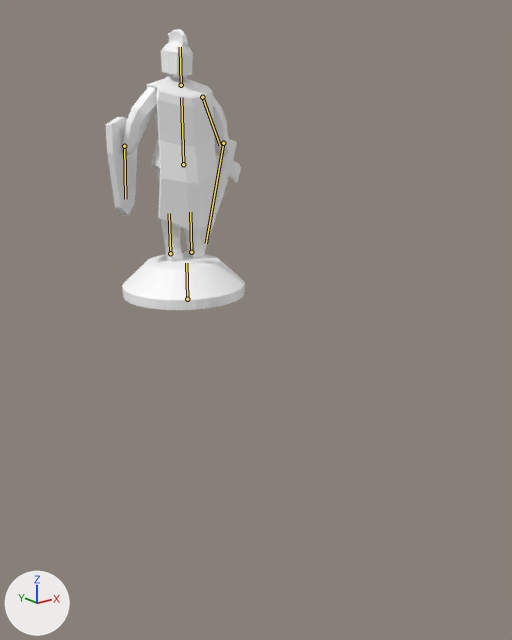
Before and after pictures for a commit that changed the FBX model Projekt2/Unity/Schachprojekt/Assets/Prefabs/FBX/Koenig.fbx.
The view is the same before and after, from a 50 mm camera at (-14.9, -23.0, 7.4) aimed at (0.2, -4.1, -0.1). Arrows for +X, +Y and +Z are at lower left; the lights stay in place. The bones that change are drawn over the model as lines.

The first picture shows 'Cube.006', 'Cube.007', 'Cube.008', 'Cube.009', 'SchachfigurBauer.009', 'SchachfigurBauer.037', 'SchachfigurBauer.038', 'SchachfigurBauer.039', 'SchachfigurBauer.040', 'SchachfigurBauer.041', 'SchachfigurBauer.042'.
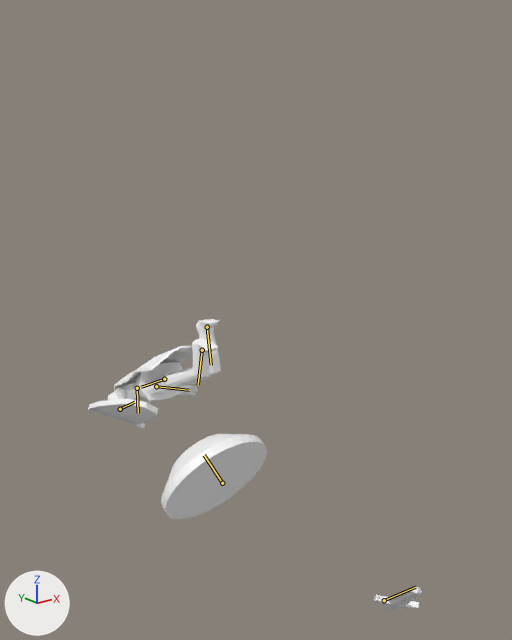
The newer file adds an action. The first version stands in its rest pose; the second is drawn at frame 41 of the action 'Armature|Armature|Armature|KoenigSterbe|Armature|KoenigSterbe'.

The change in detail:
Bone 'Sockel' (bone_sockel) moves from (0.0, 0.0, 0.0) to (0.0, -7.24, 2.2).
Bone 'Sockel' (bone_sockel) turns from (0, 0, 0) to (-60, 0, 0) degrees about its own x, y and z.
Bone 'Oberkörper' (bone_oberkörper) moves from (0.0, 0.0, 0.0) to (0.0, -9.29, -2.02).
Bone 'Oberkörper' (bone_oberkörper) turns from (0, 0, 0) to (-117, 0, 0) degrees about its own x, y and z.
Bone 'Links.Fuß' (bone_links_fuß) moves from (0.0, 0.0, 0.0) to (-0.02, -1.31, 0.72).
Bone 'Links.Fuß' (bone_links_fuß) turns from (0, 0, 0) to (-51, 0, 0) degrees about its own x, y and z.
Bone 'Kopf' (bone_kopf) turns from (0, 0, 0) to (-63, 0, 0) degrees about its own x, y and z.
Bone 'Schild' (bone_schild) turns from (0, 0, 0) to (-1, 9, -1) degrees about its own x, y and z.
Bone 'Rechts.Arm' (bone_rechts_arm) moves from (0.0, 0.0, 0.0) to (0.22, -0.1, 0.0).
Bone 'Rechts.Arm' (bone_rechts_arm) turns from (0, 0, 0) to (-23, -41, 9) degrees about its own x, y and z.
Bone 'Schwert' (bone_schwert) moves from (0.0, 0.0, 0.0) to (5.36, 6.58, -8.97).
Bone 'Schwert' (bone_schwert) turns from (0, 0, 0) to (17, -3, -5) degrees about its own x, y and z.
Bone 'Rechts.Fuß' (bone_rechts_fuß) moves from (0.0, 0.0, 0.0) to (-0.02, -0.45, 1.65).
Bone 'Rechts.Fuß' (bone_rechts_fuß) turns from (0, 0, 0) to (-71, 0, 0) degrees about its own x, y and z.

Pixel boxes (x1, y1, x2, y2) of what changed, in the pictures (512 x 640 px):
'SchachfigurBauer.042', posed (14% narrower, 50% taller): before (122, 253, 245, 310); after (161, 433, 267, 519)
'SchachfigurBauer.041', posed: before (146, 76, 217, 232); after (114, 346, 193, 402)
'Cube.007', posed (122% wider, 72% shorter): before (106, 117, 137, 215); after (88, 398, 158, 425)
'Cube.008', posed: before (156, 166, 183, 262); after (144, 338, 218, 395)
'Cube.006', posed: before (201, 139, 241, 253); after (374, 587, 424, 611)
'SchachfigurBauer.039', posed: before (121, 87, 157, 154); after (108, 387, 127, 400)
'SchachfigurBauer.009', posed: before (161, 29, 193, 78); after (136, 402, 150, 428)
'Cube.009', posed: before (183, 230, 204, 258); after (178, 319, 221, 386)
'SchachfigurBauer.040', posed: before (213, 96, 230, 151); after (176, 385, 196, 397)
'SchachfigurBauer.038', posed: before (220, 148, 228, 156); after (189, 386, 198, 393)
'SchachfigurBauer.037', posed (not visible afterwards): before (122, 150, 130, 156)
bone 'Sockel', root to tip: before (187, 299) to (186, 263); after (222, 483) to (204, 455)
bone 'Oberkörper', root to tip: before (183, 164) to (181, 97); after (164, 379) to (141, 387)
bone 'Links.Fuß', root to tip: before (170, 253) to (169, 213); after (202, 350) to (198, 384)
bone 'Kopf', root to tip: before (181, 85) to (180, 47); after (137, 388) to (138, 413)
bone 'Schild', root to tip: before (124, 146) to (125, 199); after (120, 409) to (134, 402)
bone 'Rechts.Arm', root to tip: before (202, 97) to (220, 145); after (156, 386) to (189, 390)
bone 'Schwert', root to tip: before (223, 143) to (206, 243); after (384, 600) to (415, 587)
bone 'Rechts.Fuß', root to tip: before (191, 252) to (190, 212); after (207, 327) to (211, 365)
